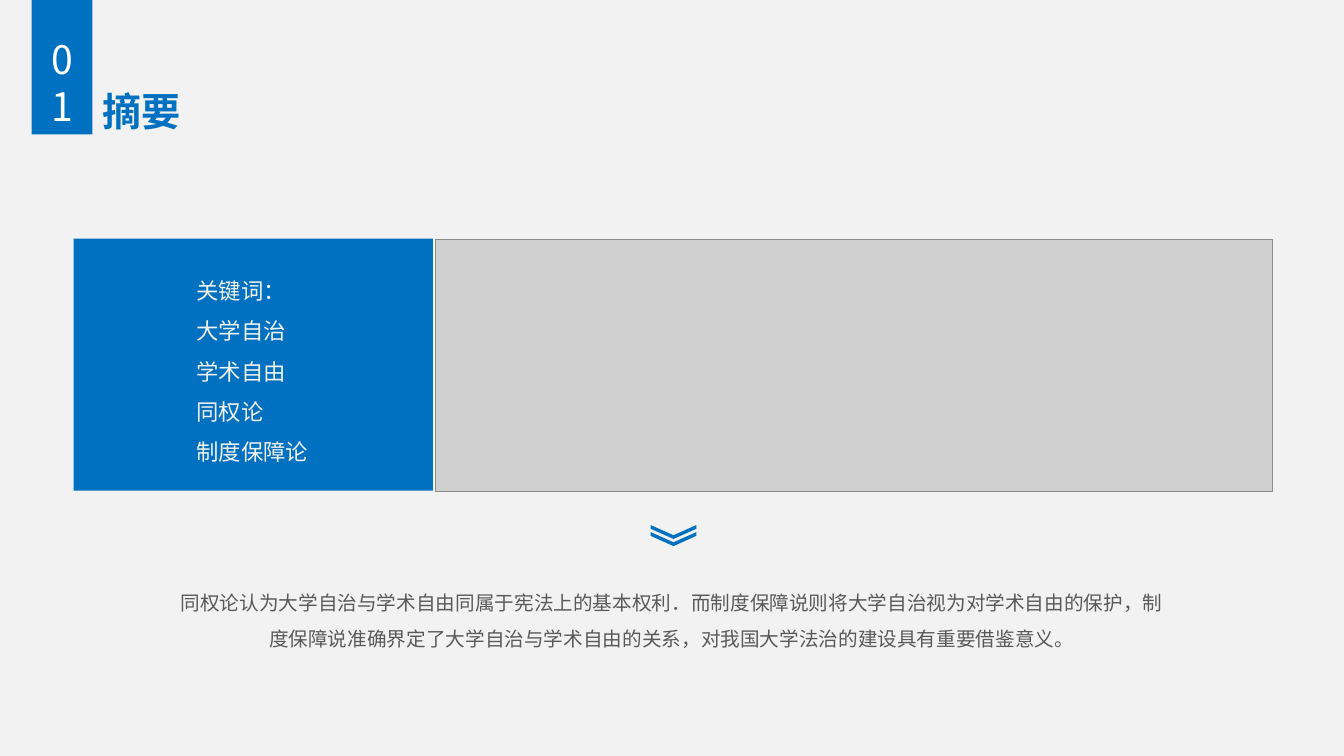
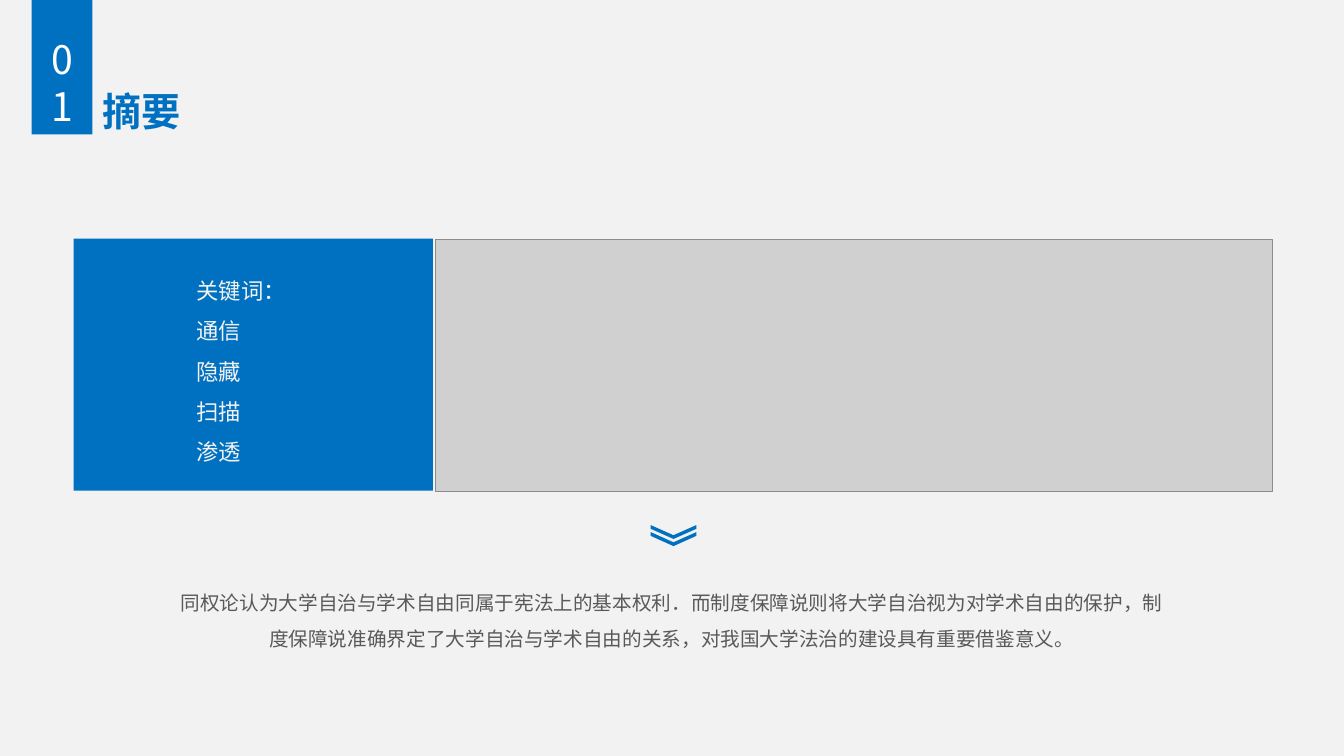
Before and after one commit to Alex0Young/AttackTools, a slide deck: slide 3 of report.pptx. Drawn at 1344x756 pixels with LibreOffice and Linux fonts; fonts in the diff are those of the drawing; grey boxes stand for pictures. Boxes give left, top, right and bottom in pixels: in the first picture for what was removed or moved away, otherwise in the second. Text is boxed around its words. In the diff, an @@ line names an element or a change of style, - is before the commit and + after.

Commit message:
add szf's ppt

```diff
--- a/report.pptx
+++ b/report.pptx
@@ text at <box>196,320,241,462</box>: text changed @@
-大学自治
-学术自由
-同权论
-制度保障论
+通信
+隐藏
+扫描
+渗透
```
Also in this commit, not shown: 1 other slide changed, 1 slide added, 1 slide removed.
